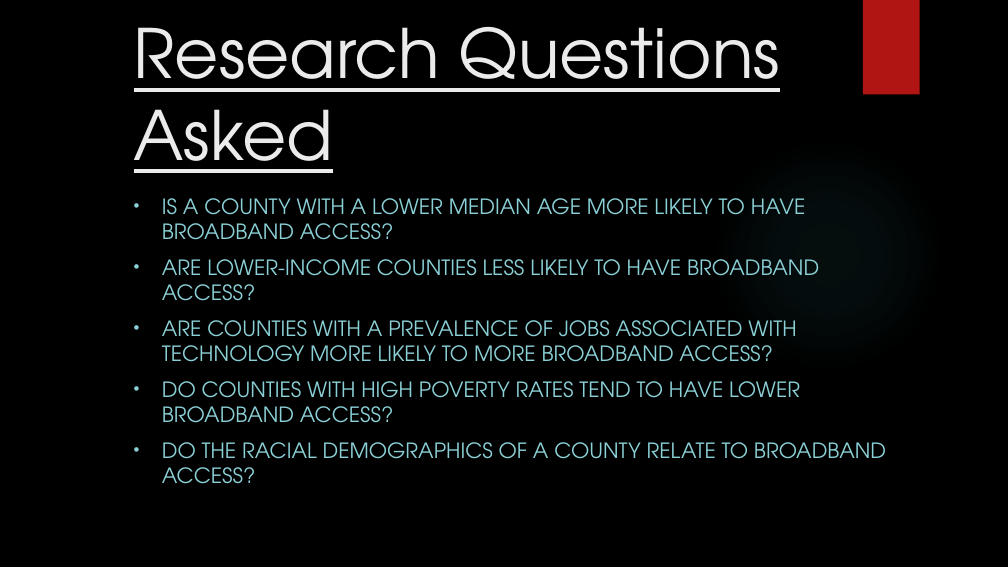
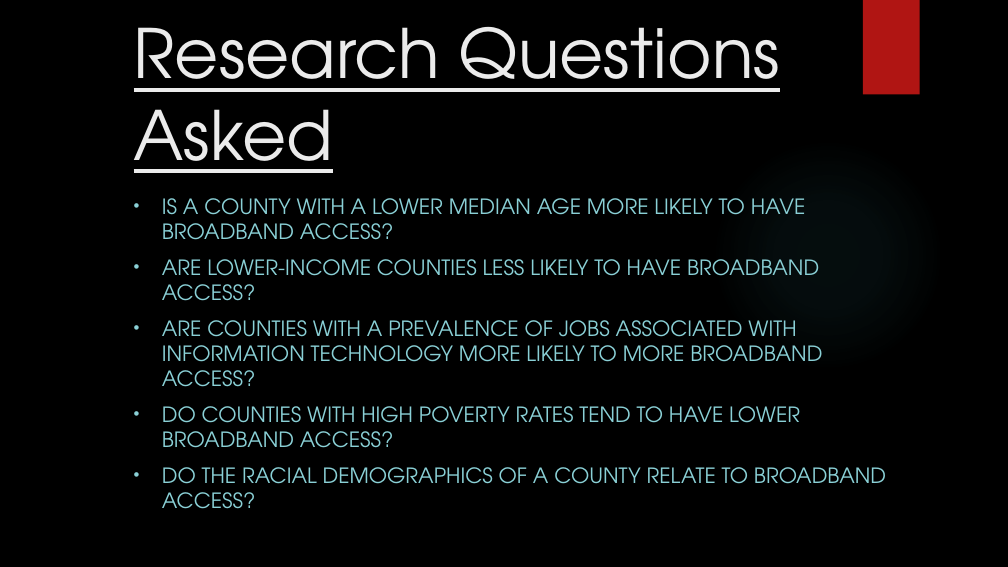
Before and after one commit to Falcon-d/Project-1-Broadband-Access, a slide deck: slide 4 of Project 1 Deck.pptx. Drawn at 1008x567 pixels with LibreOffice and Linux fonts; fonts in the diff are those of the drawing; background and template pictures are left out. Boxes give left, top, right and bottom in pixels: in the first picture for what was removed or moved away, otherwise in the second. Text is boxed around its words. In the diff, an @@ line names an element or a change of style, - is before the commit and + after.

```diff
--- a/Project 1 Deck.pptx
+++ b/Project 1 Deck.pptx
@@ subtitle at bbox=[162, 320, 822, 387]: text changed @@
-• ARE COUNTIES WITH A PREVALENCE OF JOBS ASSOCIATED WITH TECHNOLOGY MORE LIKELY TO MORE BROADBAND ACCESS?
+• ARE COUNTIES WITH A PREVALENCE OF JOBS ASSOCIATED WITH INFORMATION TECHNOLOGY MORE LIKELY TO MORE BROADBAND ACCESS?
```
Also in this commit, not shown: 4 other slides changed.
